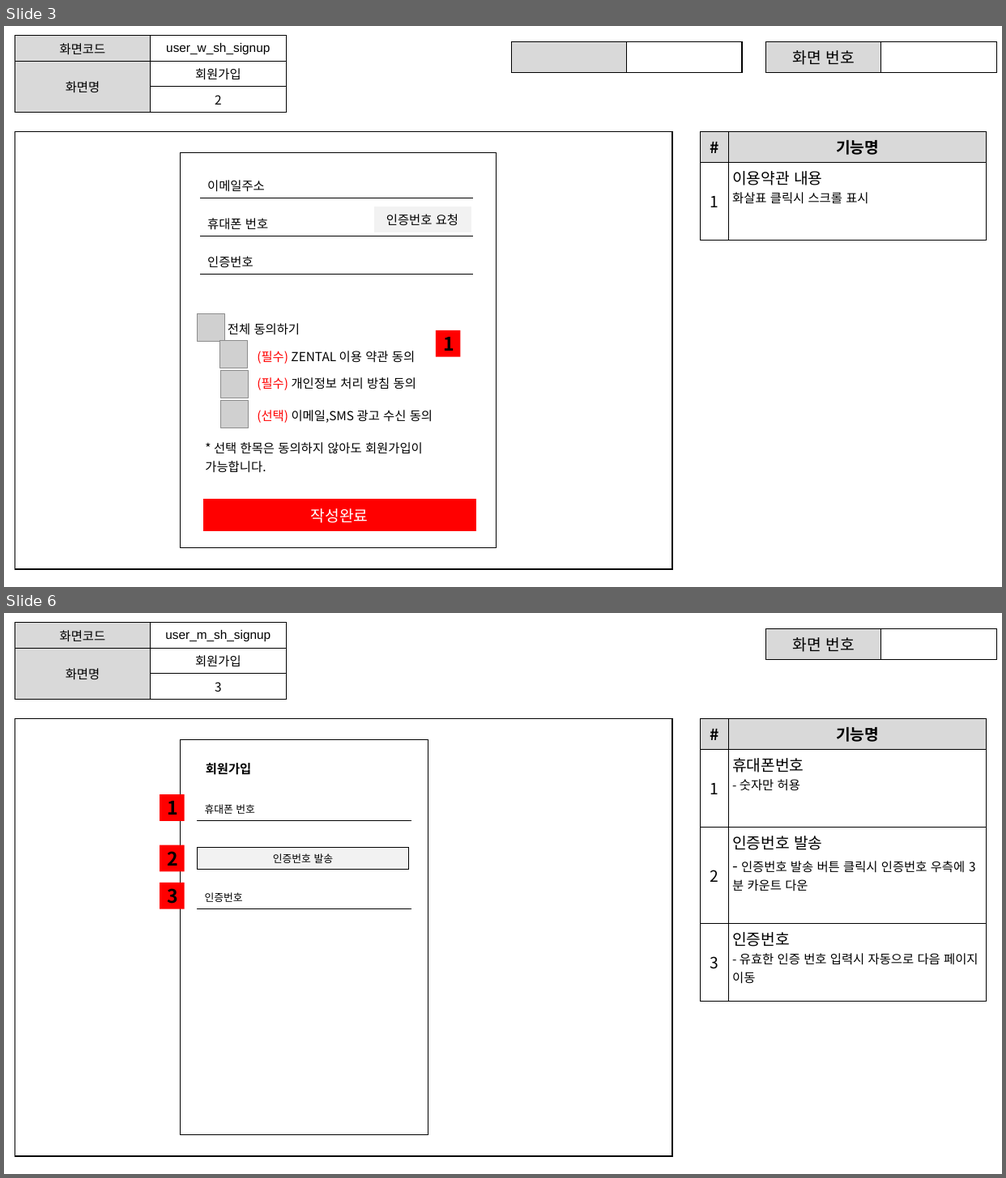
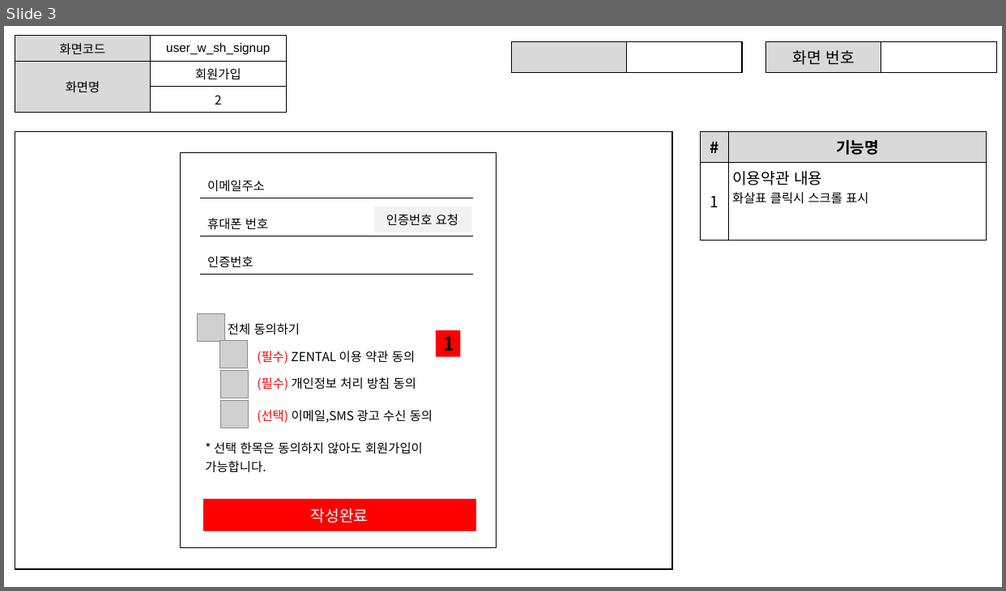
Before and after one commit to ezenteam2/RentalEquip, a slide deck: 0 발표용 파워포인트/project04 - 파워포인트 종합 - 서희.pptx. Shown one above the other, each under a label of ours: slides 3 and 6 before the commit, slide 3 after it; the slides between them are not shown. The pictures are 1006x1178 and 1006x591 pixels, drawn with LibreOffice and Linux fonts; fonts in the diff are those of the drawing; grey boxes stand for pictures. Boxes give left, top, right and bottom in pixels: in the first picture for what was removed or moved away, otherwise in the second. Text is boxed around its words. In the diff, an @@ line names an element or a change of style, - is before the commit and + after.

```diff
--- a/0 발표용 파워포인트/project04 - 파워포인트 종합 - 서희.pptx
+++ b/0 발표용 파워포인트/project04 - 파워포인트 종합 - 서희.pptx
@@ slide 6 removed at box(4, 613, 1002, 1174), background #FFFFFF @@
@@ table removed at box(15, 623, 286, 695), 3 rows, 2 columns @@
-화면코드 | user_m_sh_signup
-화면명 | 회원가입
- | 3
@@ table removed at box(766, 629, 997, 656), 1 rows, 2 columns @@
-화면 번호 | 
@@ rectangle removed at box(15, 718, 671, 1157) @@
@@ table removed at box(701, 718, 987, 1002), 4 rows, 2 columns @@
-# | 기능명
-1 | 휴대폰번호 / - 숫자만 허용
-2 | 인증번호 발송 / - 인증번호 발송 버튼 클릭시 인증번호 우측에 3분 카운트 다운
-3 | 인증번호 / - 유효한 인증 번호 입력시 자동으로 다음 페이지 이동
@@ rectangle removed at box(180, 739, 428, 1135) @@
@@ rectangle removed at box(202, 752, 308, 786) @@
-회원가입
@@ rectangle removed at box(160, 795, 185, 821) @@
-1
@@ table removed at box(197, 798, 411, 818), 1 rows, 1 columns @@
-휴대폰 번호
@@ rectangle removed at box(160, 845, 185, 871) @@
-2
@@ table removed at box(197, 847, 409, 869), 1 rows, 1 columns @@
-인증번호 발송
@@ rectangle removed at box(160, 883, 185, 909) @@
-3
@@ table removed at box(197, 886, 411, 906), 1 rows, 1 columns @@
-인증번호
```
Also in this commit, not shown: 13 slides added, 5 other slides removed.
